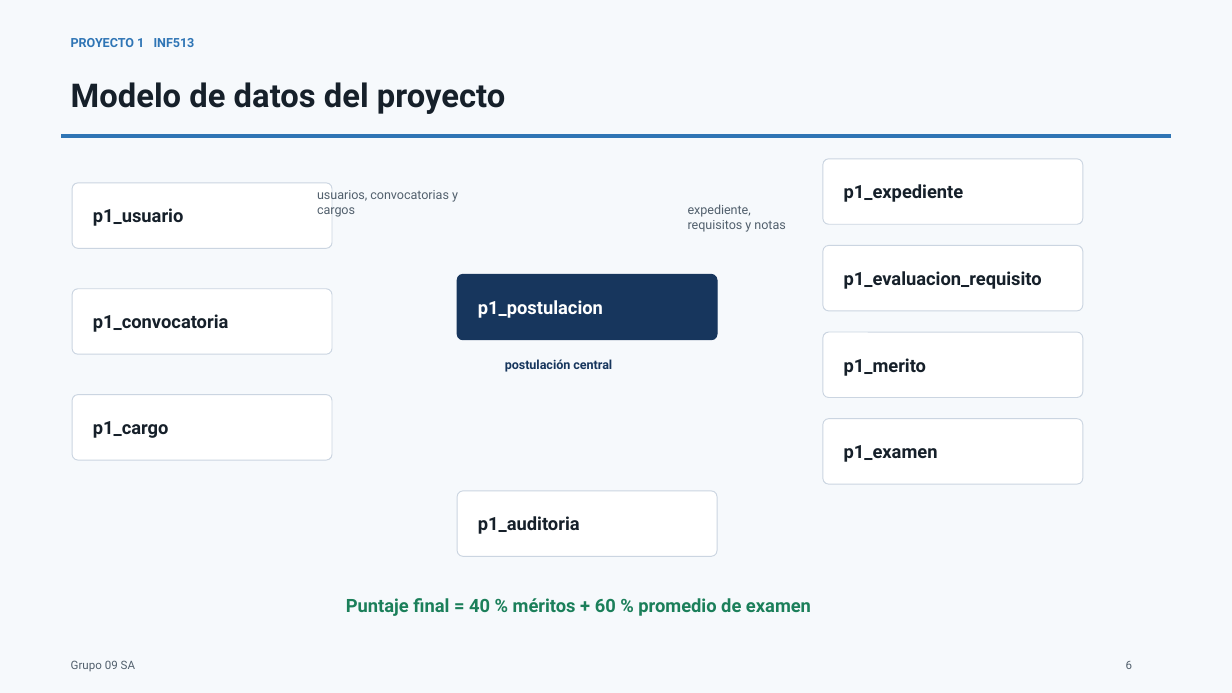
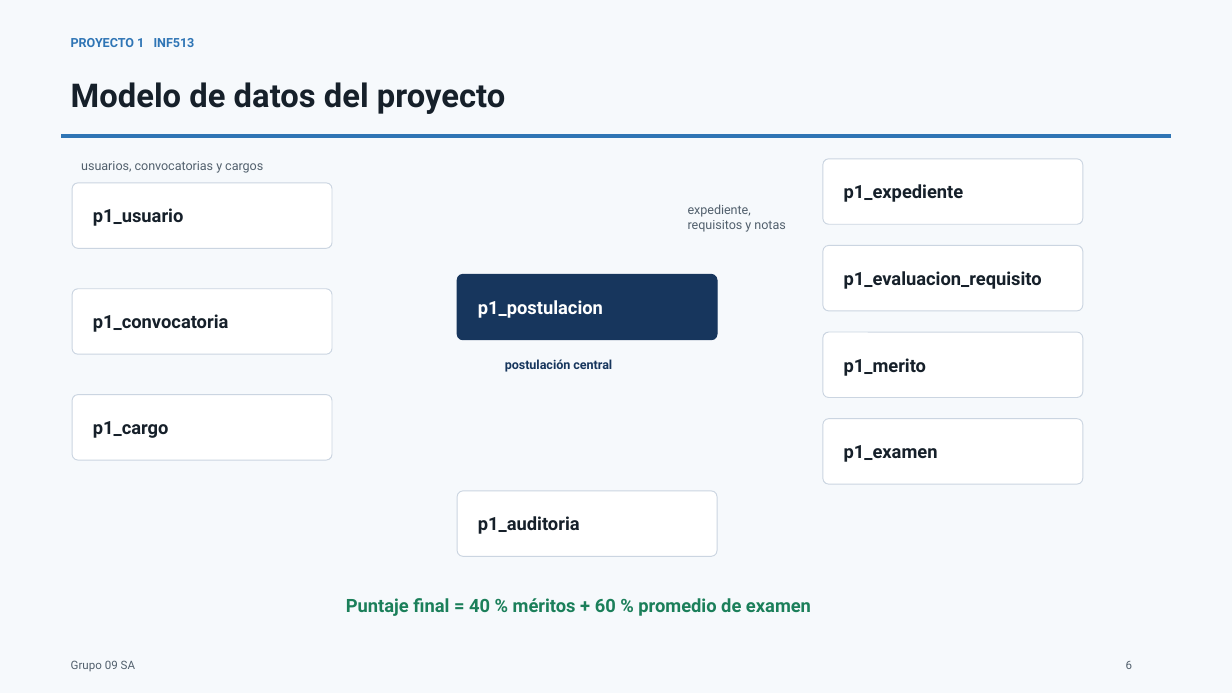
Before and after one commit to BrayanJoelRamosVargas1/inf513-proyecto1, a slide deck: slide 6 of entrega/Presentacion_INF513_P1_Grupo09SA.pptx. Drawn at 1232x693 pixels with LibreOffice and Linux fonts; fonts in the diff are those of the drawing. Boxes give left, top, right and bottom in pixels: in the first picture for what was removed or moved away, otherwise in the second. Text is boxed around its words. In the diff, an @@ line names an element or a change of style, - is before the commit and + after.

```diff
--- a/entrega/Presentacion_INF513_P1_Grupo09SA.pptx
+++ b/entrega/Presentacion_INF513_P1_Grupo09SA.pptx
@@ text "usuarios, convocatorias y cargos" rewrapped from [317,190,458,217] to [81,161,263,173] @@
```
Also in this commit, not shown: 1 other slide changed, 12 other files.
